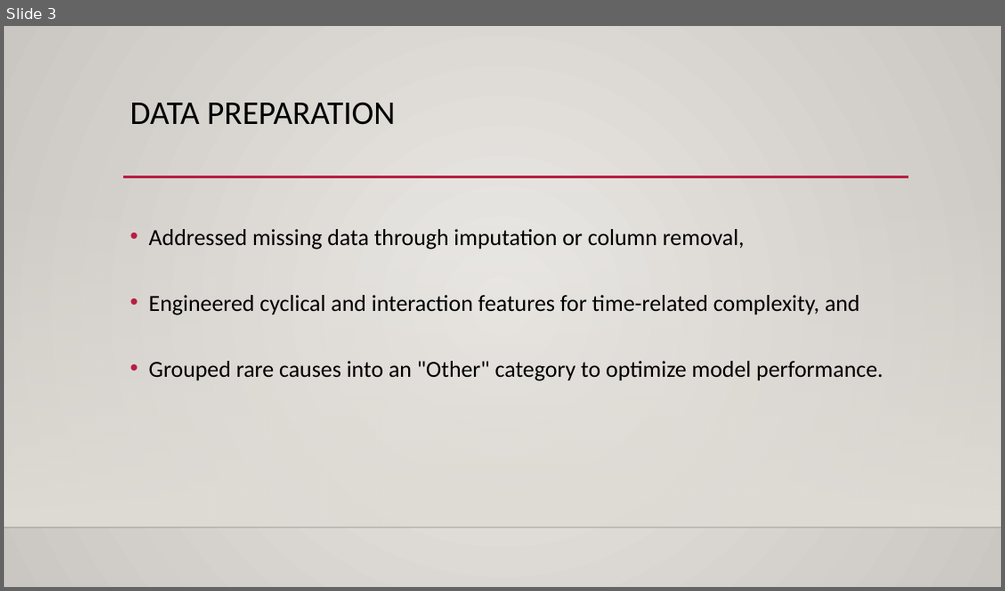
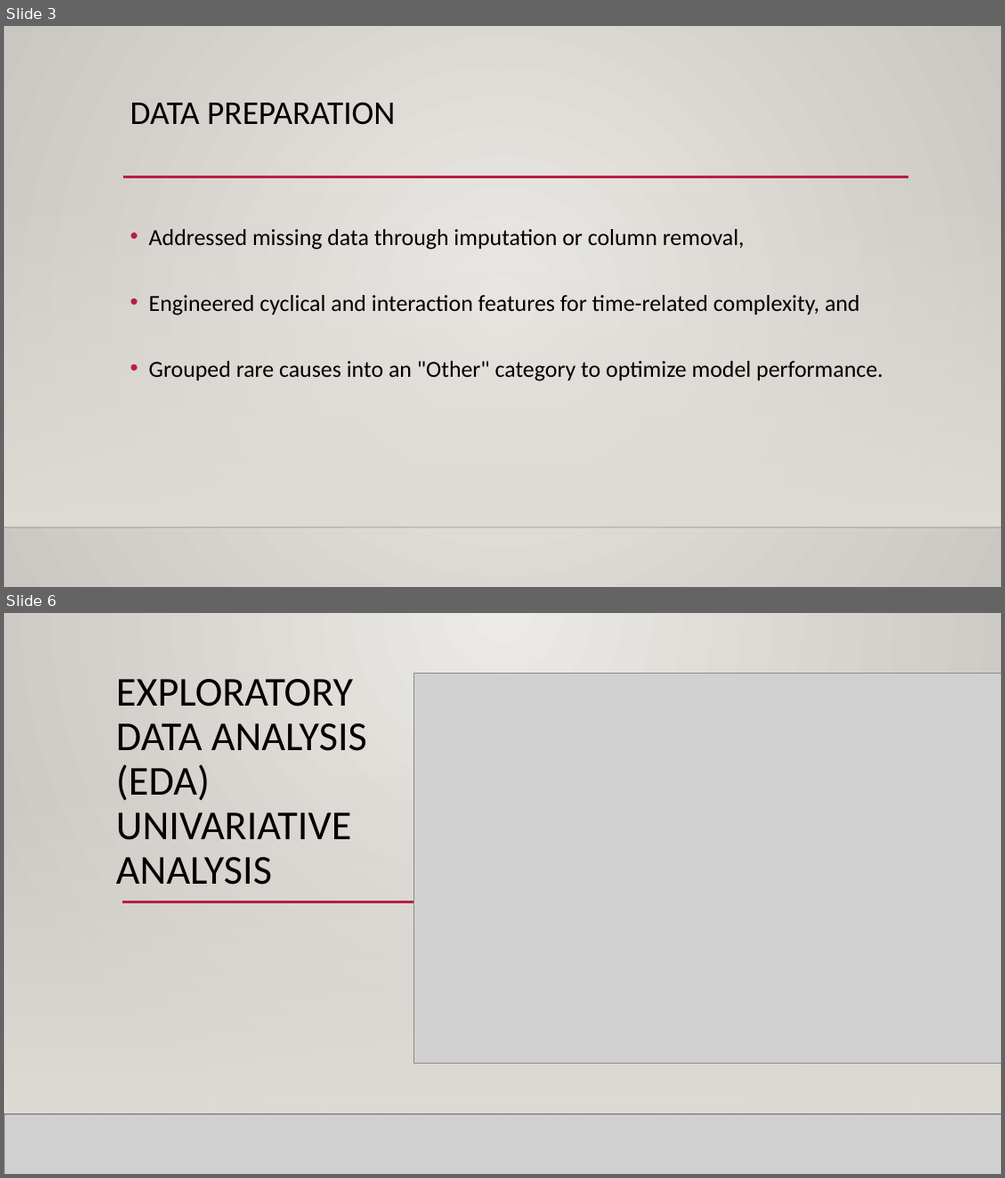
Before and after one commit to djdrjeff/phase3project_KelvinNjenga, a slide deck: Presentation1.pptx. Shown one above the other, each under a label of ours: slide 3 before the commit, slides 3 and 6 after it; the slides between them are not shown. The pictures are 1005x591 and 1005x1178 pixels, drawn with LibreOffice and Linux fonts; fonts in the diff are those of the drawing; grey boxes stand for pictures; background and template pictures are left out. Boxes give left, top, right and bottom in pixels: in the first picture for what was removed or moved away, otherwise in the second. Text is boxed around its words. In the diff, an @@ line names an element or a change of style, - is before the commit and + after.

```diff
--- a/Presentation1.pptx
+++ b/Presentation1.pptx
@@ slide 6 added at <box>4,613,1001,1174</box>, background gradient #ECEAE7 to #CAC7C1; not listed: 3 template elements that a slide beside it also shows @@
@@ rectangle added at <box>4,613,1001,1174</box>, fill gradient #ECEAE7 to #CAC7C1 @@
@@ title added at <box>116,679,367,884</box>, 39.6 pt, text #000000 @@
+EXPLORATORY DATA ANALYSIS (EDA) UNIVARIATIVE ANALYSIS
@@ picture added at <box>413,673,1001,1063</box> @@
@@ rectangle added at <box>4,779,1001,1114</box>, fill gradient #DFDBD5 @@
@@ rectangle added at <box>4,779,1001,1114</box>, fill gradient #DFDBD5 @@
@@ line added from (123, 901) to (464, 901), #B71E42 2.5 pt @@
@@ line added from (202, 901) to (908, 901), #B71E42 2.5 pt @@
@@ line added from (4, 1114) to (1001, 1114), #000001 1 pt @@
@@ picture added at <box>4,1114,1001,1174</box> @@
@@ line added from (4, 1114) to (1001, 1114), #000001 1 pt @@
```
Also in this commit, not shown: 1 slide changed, 1 other slide added, 1 slide removed, 1 other file.
